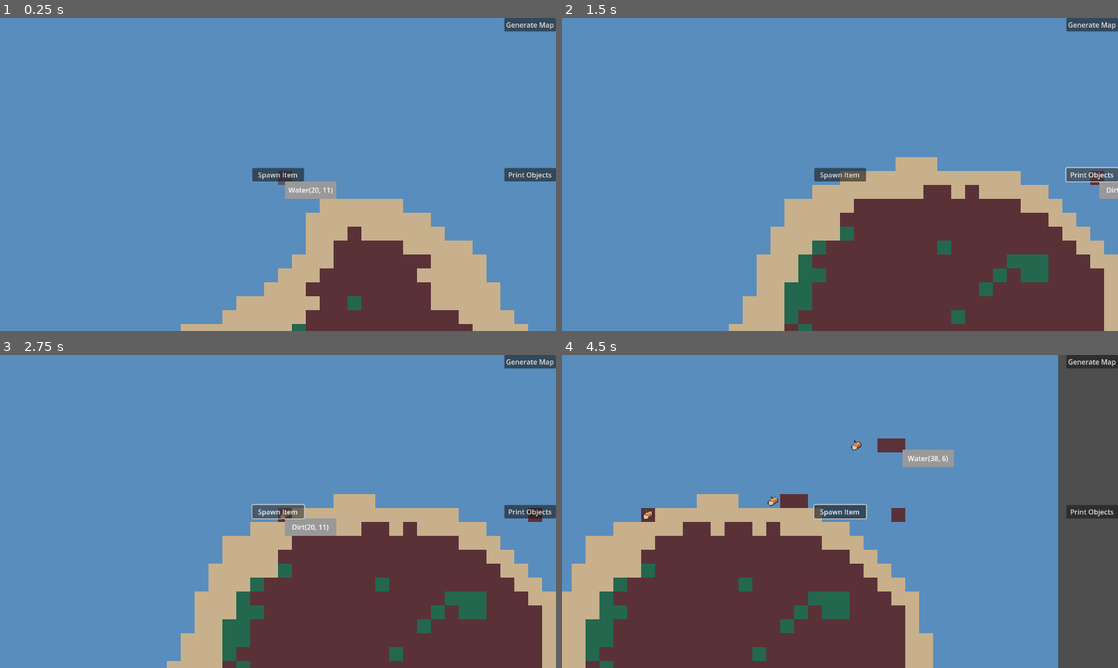
Above: before the commit, frames 1-4 (two rows, left to right).
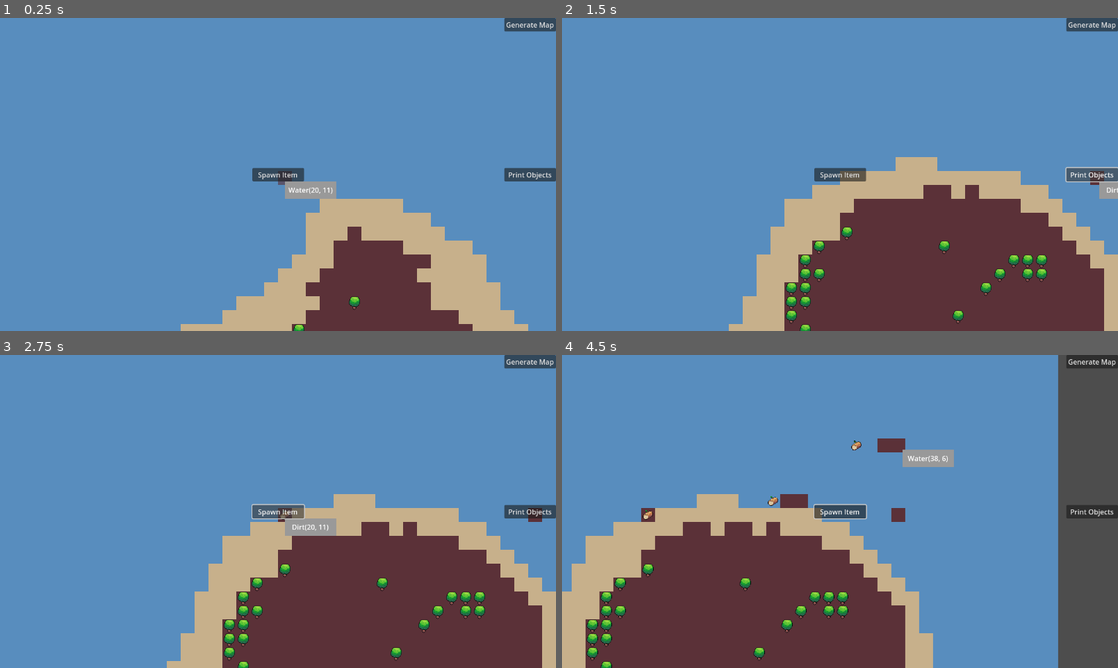
Above: after the commit, the same moments.

Repository: ColdTerror/Core-and-Conveyor
Game: Godot game, scene res://scenes/level.tscn
Two runs of this game, one before a commit and one after it. Both use one fixed random seed, a clock stepped at 60 frames per second and the inputs below. The engine's default icon, where the game draws it, is replaced by a stand-in: a white triangle on a blue panel in a dark square.
Inputs (mouse positions are in pixels of both pictures, inside the frame that each line leads up to):
- Up to frame 1 (0.25 s): no input
- Up to frame 2 (1.5 s): click "Generate Map" at 0.5 s; click "Print Objects" at 1.25 s
- Up to frame 3 (2.75 s): click "Spawn Item" at 2 s
- Up to frame 4 (4.5 s): tap Enter at 2.75 s; move the mouse to (962, 495) at 2.77 s; hold Right (ui_right) 2.78-3.5 s; hold R (rotate_tile) 2.78-3.5 s; click (962, 495) at 2.92 s; drag from (728, 527) to (812, 574) at 3.52 s; tap Space at 4.25 s; move the mouse to (895, 442) at 4.27 s; hold Right (ui_right) from 4.28 s (still down); hold R (rotate_tile) from 4.28 s (still down); click (895, 442) at 4.42 s

The runs differ from the first frame. In frame 1, 0.1% of the frame differs, in the area x 52-65%, y 88-100%; in frame 2, 1.9%; in frame 3, 1.9%; in frame 4, 1.9%, in the area x 4-52%, y 66-100%.
Error in both runs: Invalid access to property or key 'buildings' on a base object of type 'Node2D (Level.gd)'. (res://scripts/item.gd:27)

Commit message:
Refactor forest regrowth to support multiple states
Forest regrowth logic now uses a ForestState enum to track FULL, HARVESTING, and DEPLETED states. The Level script updates tiles based on state changes, and tooltips now display 'Forest' for forest tiles. The resource manager emits a unified forest_state_changed signal and manages transitions between states, allowing for more granular control over forest regrowth visuals and timing.

Diff:
--- a/assets/tilesets/Tiles.tres
+++ b/assets/tilesets/Tiles.tres
@@ -19,6 +19,9 @@
 2:2/0/custom_data_0 = Vector2(-1, 0)
 0:3/0 = 0
 0:3/0/custom_data_0 = Vector2(0, -1)
+2:3/0 = 0
+1:3/0 = 0
+0:4/0 = 0
 
 [resource]
 tile_size = Vector2i(32, 32)
--- a/scripts/Level.gd
+++ b/scripts/Level.gd
@@ -71,30 +71,36 @@
 	#Hide popup at start
 	hover_popup.hide()
 
-	ResourceManager.forest_regrown.connect(_on_forest_regrown)
+	ResourceManager.forest_state_changed.connect(_on_forest_state_changed)
+
 
 
 # =========================
 # Forest regrowth helpers
 # =========================
 
+const TREE_FULL_ATLAS := Vector2i(1, 3)
+const TREE_LEAFLESS_ATLAS := Vector2i(2, 3)
+const TREE_STUMP_ATLAS := Vector2i(0, 4)
+
 func is_forest_tile(tile: Vector2i) -> bool:
-	var index := get_object_tile_index(tile)
-	return index == RES_TREE
+	var atlas := object_layer.get_cell_atlas_coords(tile)
+	return atlas == TREE_FULL_ATLAS
 
 func remove_forest(tile: Vector2i):
-	object_layer.erase_cell(tile)
 	ResourceManager.harvest_forest(tile)
 
-func _on_forest_regrown(tile: Vector2i):
-	print(get_object_tile_index(tile))
-	if get_object_tile_index(tile) != -1:
-		return
-
-	object_layer.set_cell(tile, 0, Vector2i(
-		RES_TREE % ATLAS_COLUMNS,
-		RES_TREE / ATLAS_COLUMNS
-	))
+func _on_forest_state_changed(tile: Vector2i, state: int):
+	match state:
+		ResourceManager.ForestState.FULL:
+			object_layer.set_cell(tile, 0, TREE_FULL_ATLAS)
+
+		ResourceManager.ForestState.HARVESTING:
+			object_layer.set_cell(tile, 0, TREE_LEAFLESS_ATLAS)
+
+		ResourceManager.ForestState.DEPLETED:
+			object_layer.set_cell(tile, 0, TREE_STUMP_ATLAS)
+
 
 func get_object_tile_index(tile: Vector2i) -> int:
 	var atlas := object_layer.get_cell_atlas_coords(tile)
@@ -191,7 +197,8 @@
 			# Thick Forests on Grass
 			if t_type == TERRAIN_GRASS:
 				if d_val > 0.68: # Higher number = thicker, smaller groves
-					place_resource_at(pos, RES_TREE)
+					object_layer.set_cell(pos, 0, TREE_FULL_ATLAS)
+					ResourceManager.forest_states[pos] = ResourceManager.ForestState.FULL
 
 			# Concentrated Rock Veins on Mountains
 			if t_type == RES_STONE:
@@ -234,6 +241,12 @@
 
 func update_tooltip(grid_pos: Vector2i):
 	tooltip.visible = false
+	if is_forest_tile(grid_pos):
+		tooltip_label.text = "Forest"
+		tooltip.visible = true
+		tooltip.global_position = get_viewport().get_mouse_position() + Vector2(16, 16)
+		return
+
 	var obj_atlas = object_layer.get_cell_atlas_coords(grid_pos)
 	var terr_atlas = terrain_layer.get_cell_atlas_coords(grid_pos)
 
--- a/scripts/resource_manager.gd
+++ b/scripts/resource_manager.gd
@@ -1,28 +1,55 @@
 extends Node
 
+enum ForestState {
+	FULL,
+	HARVESTING,
+	DEPLETED
+}
+
 @export var forest_regrow_time := 5.0
+@export var forest_mid_regrow_time := 2.0
 
-# Key: Vector2i (tile position)
-# Value: float (seconds until regrown)
+# tile -> ForestState
+var forest_states := {}
+
+# tile -> time remaining
 var regrowing_forests := {}
 
-signal forest_regrown(tile: Vector2i)
+signal forest_state_changed(tile: Vector2i, state: int)
 
 func harvest_forest(tile: Vector2i):
-	if regrowing_forests.has(tile):
+	if forest_states.get(tile, ForestState.FULL) != ForestState.FULL:
 		return
 
-	print('harvesting')
-	regrowing_forests[tile] = forest_regrow_time
+	# Step 1: harvesting begins
+	forest_states[tile] = ForestState.HARVESTING
+	forest_state_changed.emit(tile, ForestState.HARVESTING)
+
+	# Step 2: schedule depletion
+	get_tree().create_timer(1.5).timeout.connect(func():
+		forest_states[tile] = ForestState.DEPLETED
+		forest_state_changed.emit(tile, ForestState.DEPLETED)
+
+		# Step 3: start regrow timer
+		regrowing_forests[tile] = forest_regrow_time
+	)
 
 func _process(delta):
 	var finished := []
 
 	for tile in regrowing_forests.keys():
 		regrowing_forests[tile] -= delta
+
+		# halfway point → leafless
+		if regrowing_forests[tile] <= forest_mid_regrow_time \
+		and forest_states[tile] == ForestState.DEPLETED:
+			forest_states[tile] = ForestState.HARVESTING
+			forest_state_changed.emit(tile, ForestState.HARVESTING)
+
 		if regrowing_forests[tile] <= 0:
 			finished.append(tile)
 
 	for tile in finished:
 		regrowing_forests.erase(tile)
-		forest_regrown.emit(tile)
+		forest_states[tile] = ForestState.FULL
+		forest_state_changed.emit(tile, ForestState.FULL)
